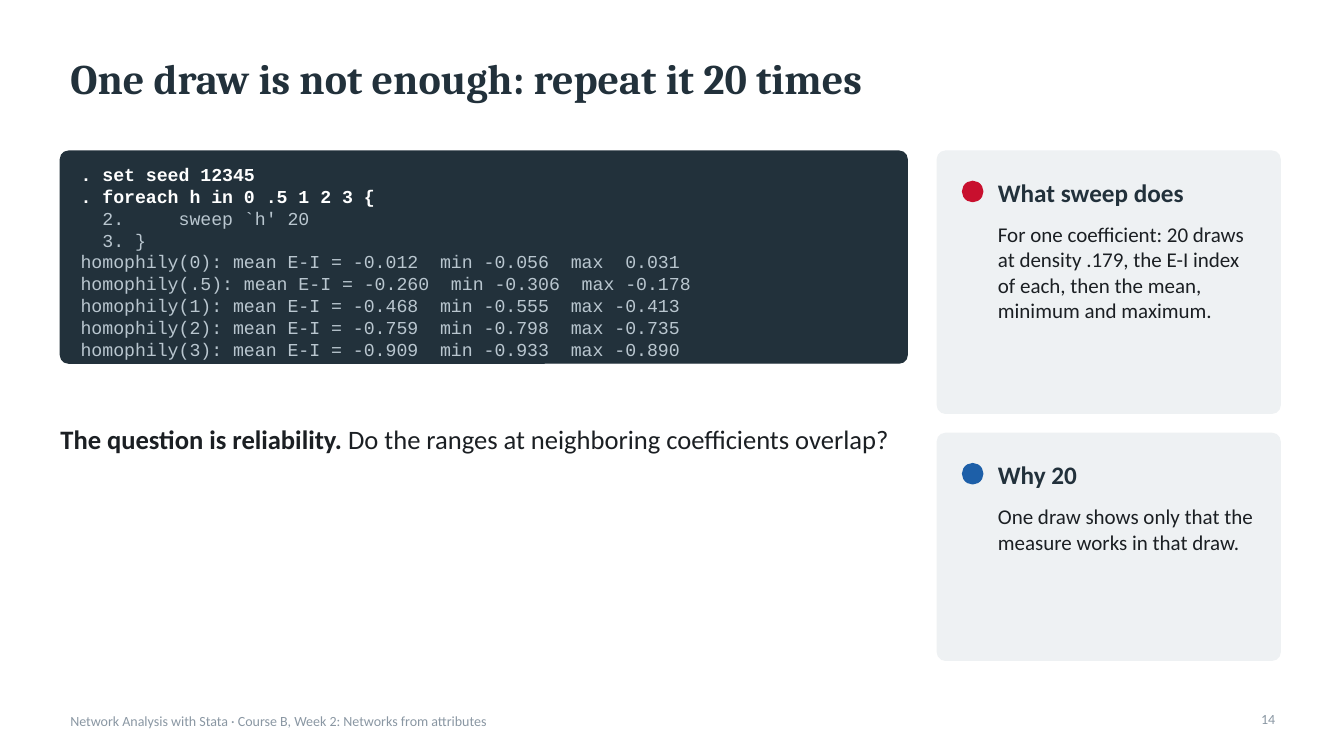
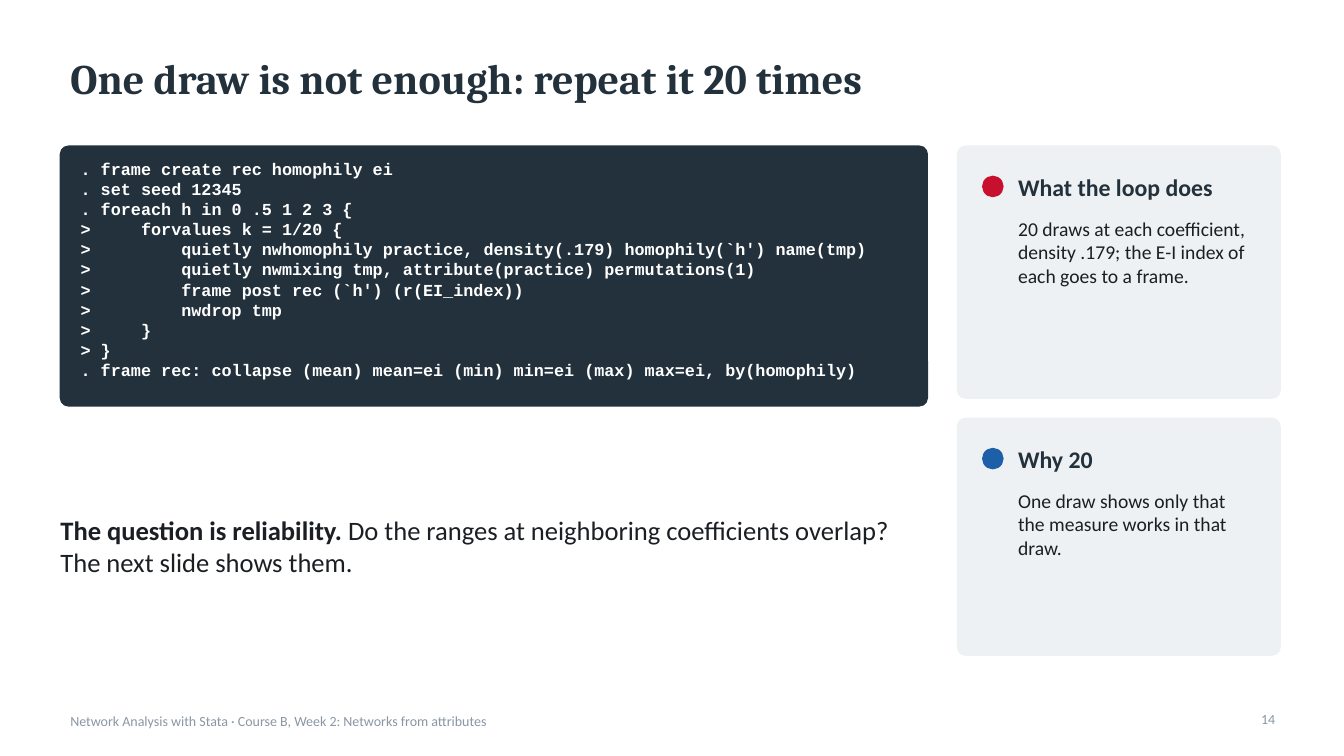
Before and after one commit to thomas-u-grund/nwcommands, a slide deck: slide 14 of website/book/teaching/slides/courseB_week02_networks_from_attributes.pptx. Drawn at 1344x756 pixels with LibreOffice and Linux fonts; fonts in the diff are those of the drawing. Boxes give left, top, right and bottom in pixels: in the first picture for what was removed or moved away, otherwise in the second. Text is boxed around its words. In the diff, an @@ line names an element or a change of style, - is before the commit and + after.

```diff
--- a/website/book/teaching/slides/courseB_week02_networks_from_attributes.pptx
+++ b/website/book/teaching/slides/courseB_week02_networks_from_attributes.pptx
@@ proportions changed in 3 elements at (958,146,1280,398), (958,418,1280,655), (60,146,928,406) @@
@@ rounded rectangle: place and size @@
-rounded rectangle at (60,151,907,363)
+rounded rectangle at (60,146,928,406)
@@ rounded rectangle: place and size @@
-rounded rectangle at (938,151,1280,413)
+rounded rectangle at (958,146,1280,398)
@@ text at (101,162,393,179): paragraph added @@
+. frame create rec homophily ei
@@ ellipse: place and size @@
-ellipse at (963,181,983,202)
+ellipse at (983,176,1003,197)
@@ text at (1018,179,1213,200): text changed; size 18 to 17 pt @@
-What sweep does
+What the loop does
@@ text at (101,183,332,215): size 13 to 12 pt in ". set seed 12345", ". foreach h in 0 .5 1 ..." @@
@@ text at (101,223,867,380): text changed; size 13 to 12 pt; text colour #B9C6CF to #FFFFFF; bold on @@
-2. sweep `h' 20
-3. }
-homophily(0): mean E-I = -0.012 min -0.056 max 0.031
-homophily(.5): mean E-I = -0.260 min -0.306 max -0.178
-homophily(1): mean E-I = -0.468 min -0.555 max -0.413
-homophily(2): mean E-I = -0.759 min -0.798 max -0.735
-homophily(3): mean E-I = -0.909 min -0.933 max -0.890
+> forvalues k = 1/20 {
+> quietly nwhomophily practice, density(.179) homophily(`h') name(tmp)
+> quietly nwmixing tmp, attribute(practice) permutations(1)
+> frame post rec (`h') (r(EI_index))
+> nwdrop tmp
+> }
+> }
+. frame rec: collapse (mean) mean=ei (min) min=ei (max) max=ei, by(homophily)
@@ text at (1018,222,1245,287): text changed; size 15 to 14 pt @@
-For one coefficient: 20 draws at density .179, the E-I index of each, then the mean, minimum and maximum.
+20 draws at each coefficient, density .179; the E-I index of each goes to a frame.
@@ rounded rectangle: place and size @@
-rounded rectangle at (938,434,1280,660)
+rounded rectangle at (958,418,1280,655)
@@ ellipse: place and size @@
-ellipse at (963,464,983,484)
+ellipse at (983,449,1003,469)
@@ text "Why 20": place and size @@
-text "Why 20" at (998,466,1077,488)
+text "Why 20" at (1018,451,1093,472)
@@ text "Why 20" at (1018,451,1093,472): size 18 to 17 pt @@
@@ text "One draw shows only that ...": place and size @@
-text "One draw shows only that ..." at (998,509,1252,550)
+text "One draw shows only that ..." at (1018,494,1227,555)
@@ text "One draw shows only that ..." at (1018,494,1227,555): size 15 to 14 pt @@
@@ text at (60,521,888,573): text changed @@
-The question is reliability. Do the ranges at neighboring coefficients overlap?
+The question is reliability. Do the ranges at neighboring coefficients overlap? The next slide shows them.
```
Also in this commit, not shown: 16 other slides changed, 1 slide added, 1 slide removed, 7 other files.
